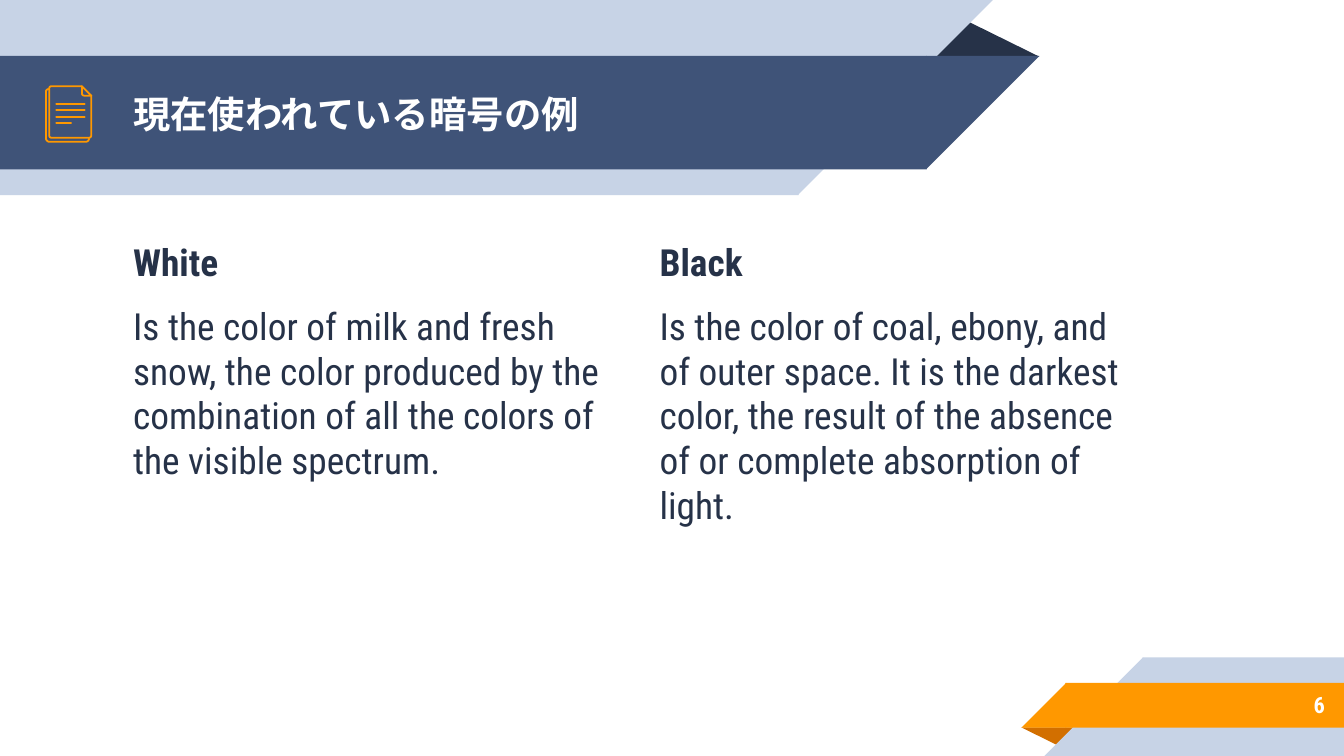
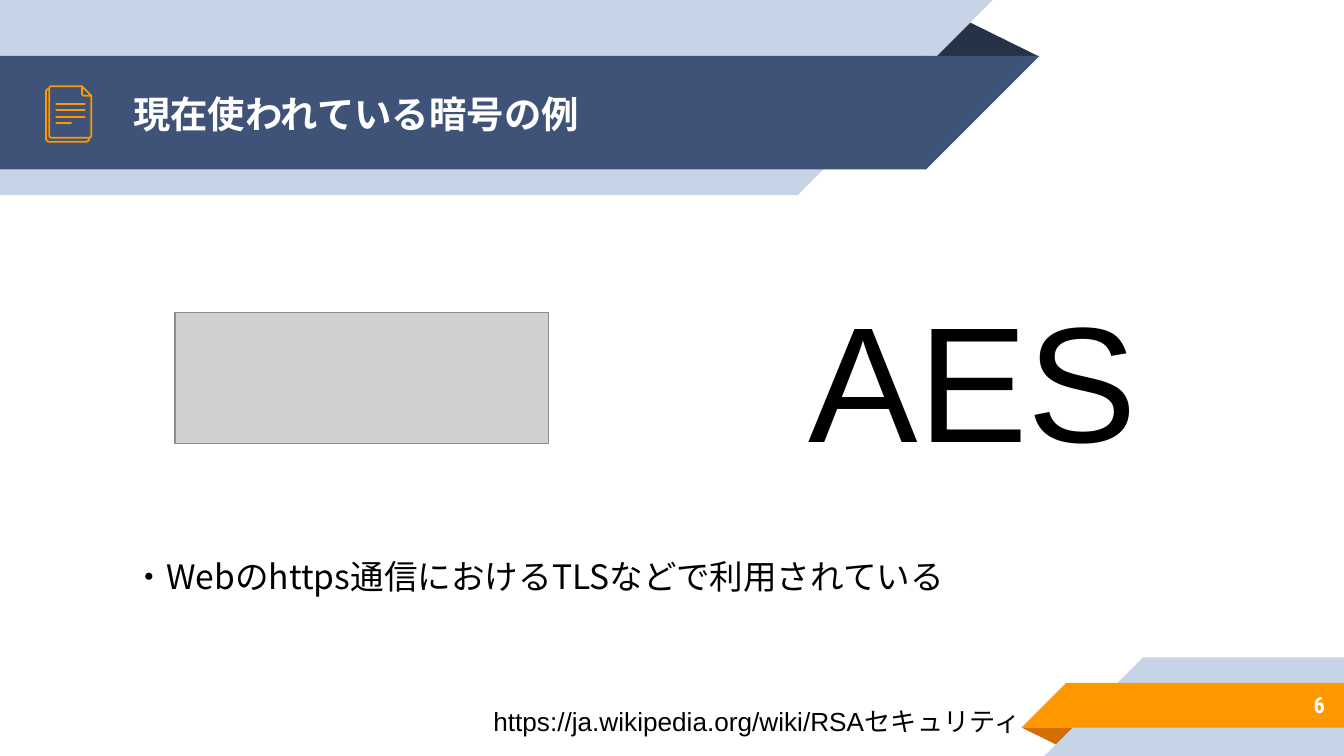
Before and after one commit to xryuseix/cubing_cipher, a slide deck: slide 6 of 本番用スライド.pptx. Drawn at 1344x756 pixels with LibreOffice and Linux fonts; fonts in the diff are those of the drawing; grey boxes stand for pictures. Boxes give left, top, right and bottom in pixels: in the first picture for what was removed or moved away, otherwise in the second. Text is boxed around its words. In the diff, an @@ line names an element or a change of style, - is before the commit and + after.

```diff
--- a/本番用スライド.pptx
+++ b/本番用スライド.pptx
@@ text removed at [133,248,599,482] @@
-White
-Is the color of milk and fresh snow, the color produced by the combination of all the colors of the visible spectrum.
@@ text removed at [660,248,1119,527] @@
-Black
-Is the color of coal, ebony, and of outer space. It is the darkest color, the result of the absence of or complete absorption of light.
@@ picture added at [175,313,548,444] @@
@@ text added at [809,327,1137,444], 88 pt, text #000000 @@
+AES
@@ text added at [133,561,944,597], 18 pt, text #000000 @@
+・Webのhttps通信におけるTLSなどで利用されている
@@ text added at [493,710,1020,736], 14 pt, text #000000 @@
+https://ja.wikipedia.org/wiki/RSAセキュリティ
```
Also in this commit, not shown: 1 other slide changed, 1 slide added, 2 slides removed, 1 other file.
